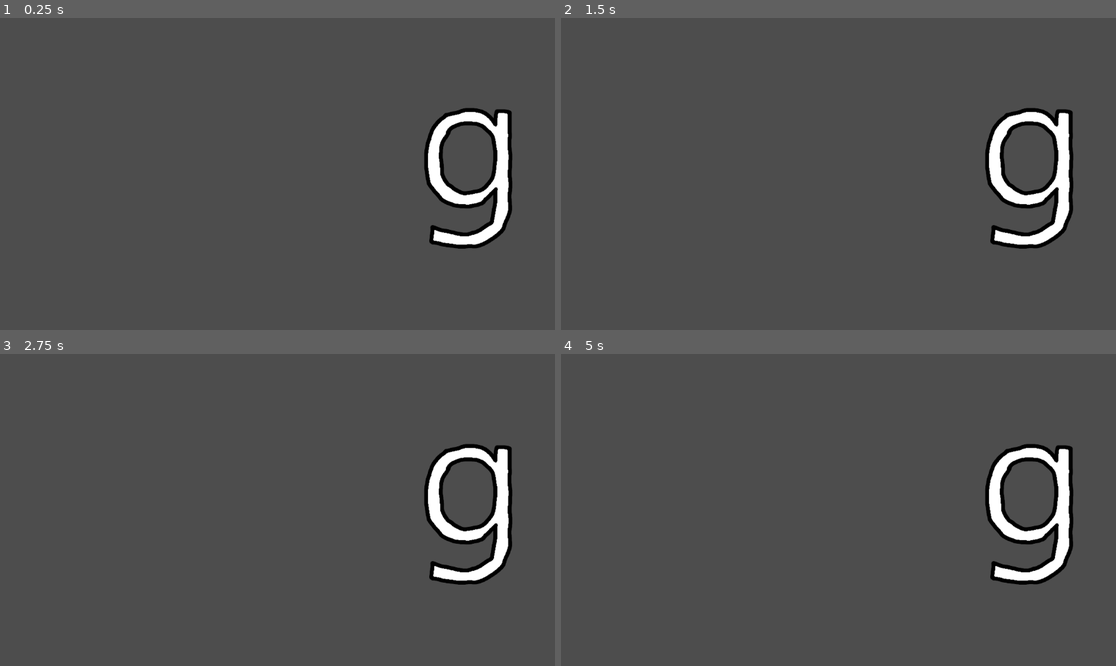
Above: before the commit, frames 1-4 (two rows, left to right).
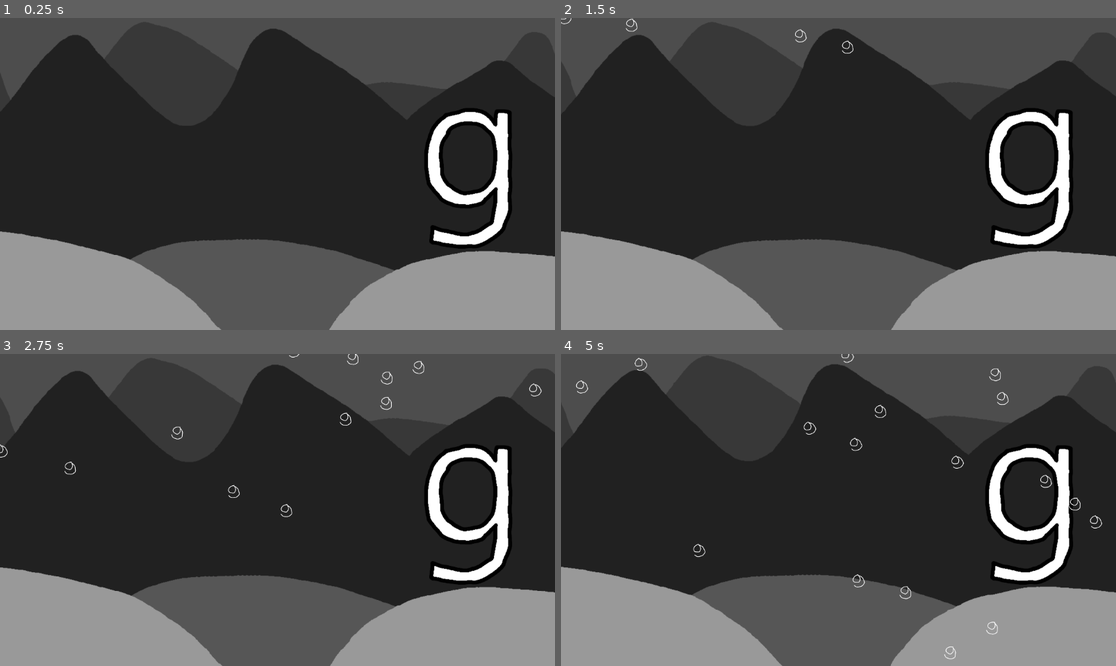
Above: after the commit, the same moments.

Repository: peroxyaceticacid/g
Game: Godot game, scene res://scenes/game.tscn
The game is run twice, just before and just after one commit, with the same random seed, the same clock (stepped at 60 frames per second) and the same inputs.
Inputs (mouse positions are in pixels of both pictures, inside the frame that each line leads up to):
- Up to frame 1 (0.25 s): no input
- Up to frame 2 (1.5 s): click (1027, 174) at 0.5 s; click (1027, 174) at 1.25 s
- Up to frame 3 (2.75 s): click (466, 510) at 2 s
- Up to frame 4 (5 s): move the mouse to (960, 494) at 2.77 s; move the mouse to (727, 525) at 3.52 s; move the mouse to (894, 441) at 4.27 s

The runs differ from the first frame. In frame 1, 68% of the frame differs, in the area x 0-100%, y 3-100%; in frame 2, 68%; in frame 3, 68%; in frame 4, 68%, in the area x 0-100%, y 0-100%.

Commit message:
finish the particle pls

Diff:
--- a/project.godot
+++ b/project.godot
@@ -13,3 +13,4 @@
 config/name="g"
 run/main_scene="uid://bfa7einif8asu"
 config/features=PackedStringArray("4.4", "Forward Plus")
+boot_splash/bg_color=Color(0, 0, 0, 1)
--- /dev/null
+++ b/scenes/background_parallax.gd
@@ -0,0 +1,18 @@
+extends Node2D
+
+@onready var background = $background
+@onready var background2 = $background2
+@onready var forground2 = $foreground2
+@onready var foreground = $foreground
+
+# the higher the value, the slower it goes
+var speed = .5
+
+func _setpos(obj, difference, dt):
+	obj.position += (get_global_mouse_position() / (speed + difference) * dt) - obj.position
+
+func _physics_process(delta: float) -> void:
+	_setpos(background, 0, delta)
+	_setpos(background2, 1, delta)
+	_setpos(forground2, 2, delta)
+	_setpos(foreground, 3, delta)
--- a/scenes/game.tscn
+++ b/scenes/game.tscn
@@ -1,7 +1,27 @@
-[gd_scene load_steps=3 format=3 uid="uid://bfa7einif8asu"]
+[gd_scene load_steps=10 format=3 uid="uid://bfa7einif8asu"]
 
 [ext_resource type="Texture2D" uid="uid://bv8wwykuvhsxd" path="res://sprites/UI/gbutton.png" id="1_uwrxv"]
 [ext_resource type="Script" uid="uid://cdokrxyy0n7fa" path="res://script/game.gd" id="1_yqjtg"]
+[ext_resource type="Texture2D" uid="uid://bso8lqactbrot" path="res://sprites/UI/spr_fallingG.png" id="3_lnu2h"]
+[ext_resource type="Script" uid="uid://cosro1cbsw5nf" path="res://scenes/background_parallax.gd" id="4_gee14"]
+[ext_resource type="Texture2D" uid="uid://chdi3vmokbnhg" path="res://sprites/backgrounds/spr_MountainsBackground.png" id="5_0tnpc"]
+[ext_resource type="Texture2D" uid="uid://bankxxnyhggse" path="res://sprites/backgrounds/spr_MountainsBackground2.png" id="6_vtaks"]
+[ext_resource type="Texture2D" uid="uid://bfgova2wvv8nj" path="res://sprites/backgrounds/spr_MountainsForeground2.png" id="7_kvpfn"]
+[ext_resource type="Texture2D" uid="uid://dbpobb7p04ajx" path="res://sprites/backgrounds/spr_MountainsForeground.png" id="8_dinhu"]
+
+[sub_resource type="ParticleProcessMaterial" id="ParticleProcessMaterial_lbhrr"]
+particle_flag_disable_z = true
+emission_shape_scale = Vector3(600, 1, 1)
+emission_shape = 3
+emission_box_extents = Vector3(1, 1, 1)
+angle_min = -22.2
+angle_max = 22.2
+gravity = Vector3(0, 98, 0)
+radial_accel_min = -9.23
+radial_accel_max = 9.23
+scale_min = 0.5
+scale_max = 0.5
+scale_over_velocity_max = 0.5
 
 [node name="Game" type="Node2D"]
 script = ExtResource("1_yqjtg")
@@ -13,4 +33,44 @@
 offset_bottom = 480.0
 texture_normal = ExtResource("1_uwrxv")
 
+[node name="GPUParticles2D" type="GPUParticles2D" parent="."]
+position = Vector2(597, -53)
+amount = 40
+texture = ExtResource("3_lnu2h")
+lifetime = 6.57
+trail_lifetime = 10.0
+process_material = SubResource("ParticleProcessMaterial_lbhrr")
+
+[node name="background" type="Node2D" parent="."]
+position = Vector2(572, 308)
+script = ExtResource("4_gee14")
+
+[node name="background" type="Sprite2D" parent="background"]
+z_index = -4
+texture_filter = 1
+position = Vector2(701, 697.5)
+scale = Vector2(0.966715, 0.967866)
+texture = ExtResource("5_0tnpc")
+
+[node name="background2" type="Sprite2D" parent="background"]
+z_index = -3
+texture_filter = 1
+position = Vector2(701, 697.5)
+scale = Vector2(0.966715, 0.967866)
+texture = ExtResource("6_vtaks")
+
+[node name="foreground2" type="Sprite2D" parent="background"]
+z_index = -2
+texture_filter = 1
+position = Vector2(701, 697.5)
+scale = Vector2(0.966715, 0.967866)
+texture = ExtResource("7_kvpfn")
+
+[node name="foreground" type="Sprite2D" parent="background"]
+z_index = -1
+texture_filter = 1
+position = Vector2(701, 697.5)
+scale = Vector2(0.966715, 0.967866)
+texture = ExtResource("8_dinhu")
+
 [connection signal="pressed" from="obj_GButton" to="." method="_onclick"]
Not shown, added: scenes/background_parallax.gd.uid
Binary file added: sprites/backgrounds/spr_MountainsBackground.png
Not shown, added: sprites/backgrounds/spr_MountainsBackground.png.import
Binary file added: sprites/backgrounds/spr_MountainsBackground2.png
Not shown, added: sprites/backgrounds/spr_MountainsBackground2.png.import
Binary file added: sprites/backgrounds/spr_MountainsForeground.png
Not shown, added: sprites/backgrounds/spr_MountainsForeground.png.import
Binary file added: sprites/backgrounds/spr_MountainsForeground2.png
Not shown, added: sprites/backgrounds/spr_MountainsForeground2.png.import
Not shown, added: sprites/backgrounds/PDN/spr_Mountains.pdn
